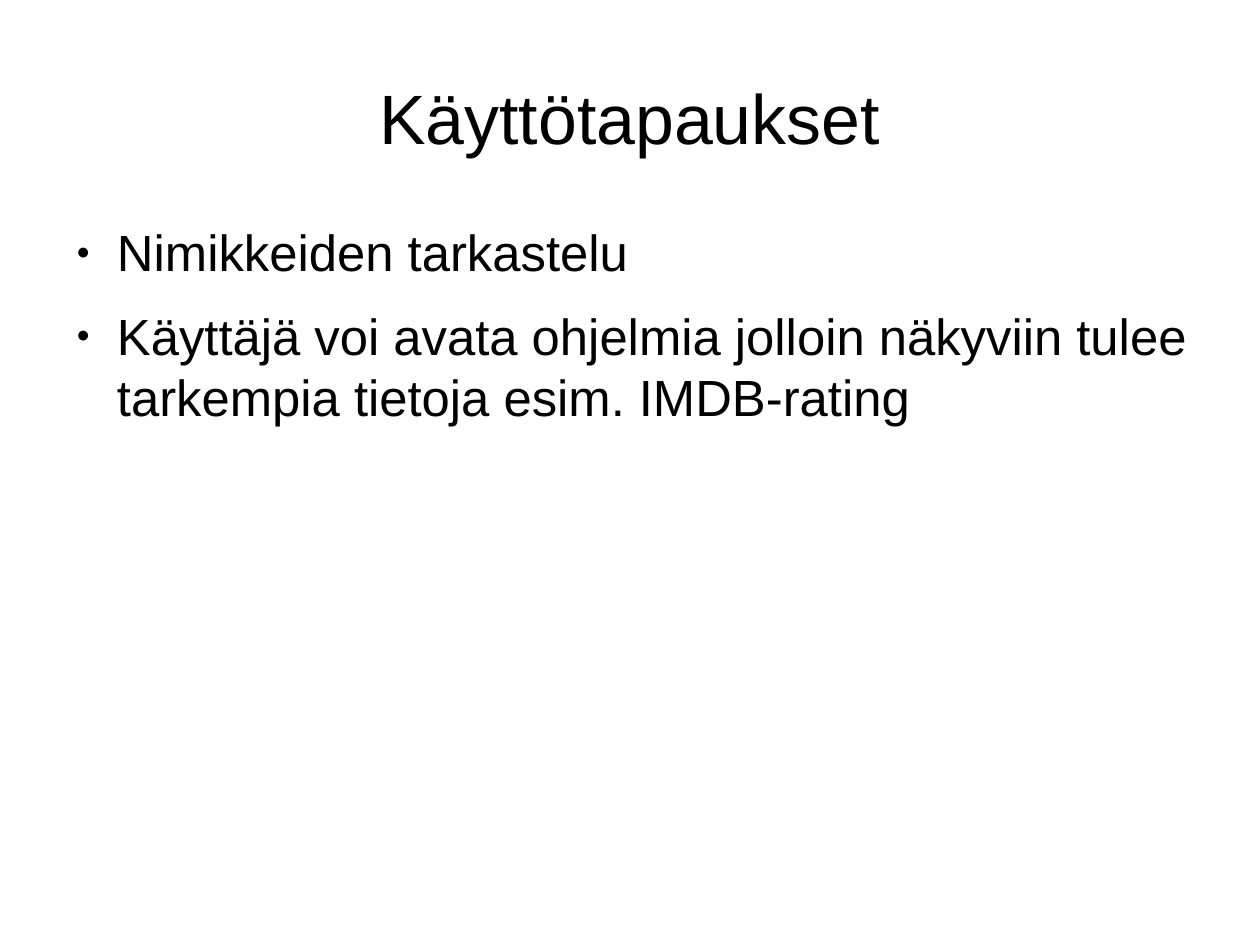
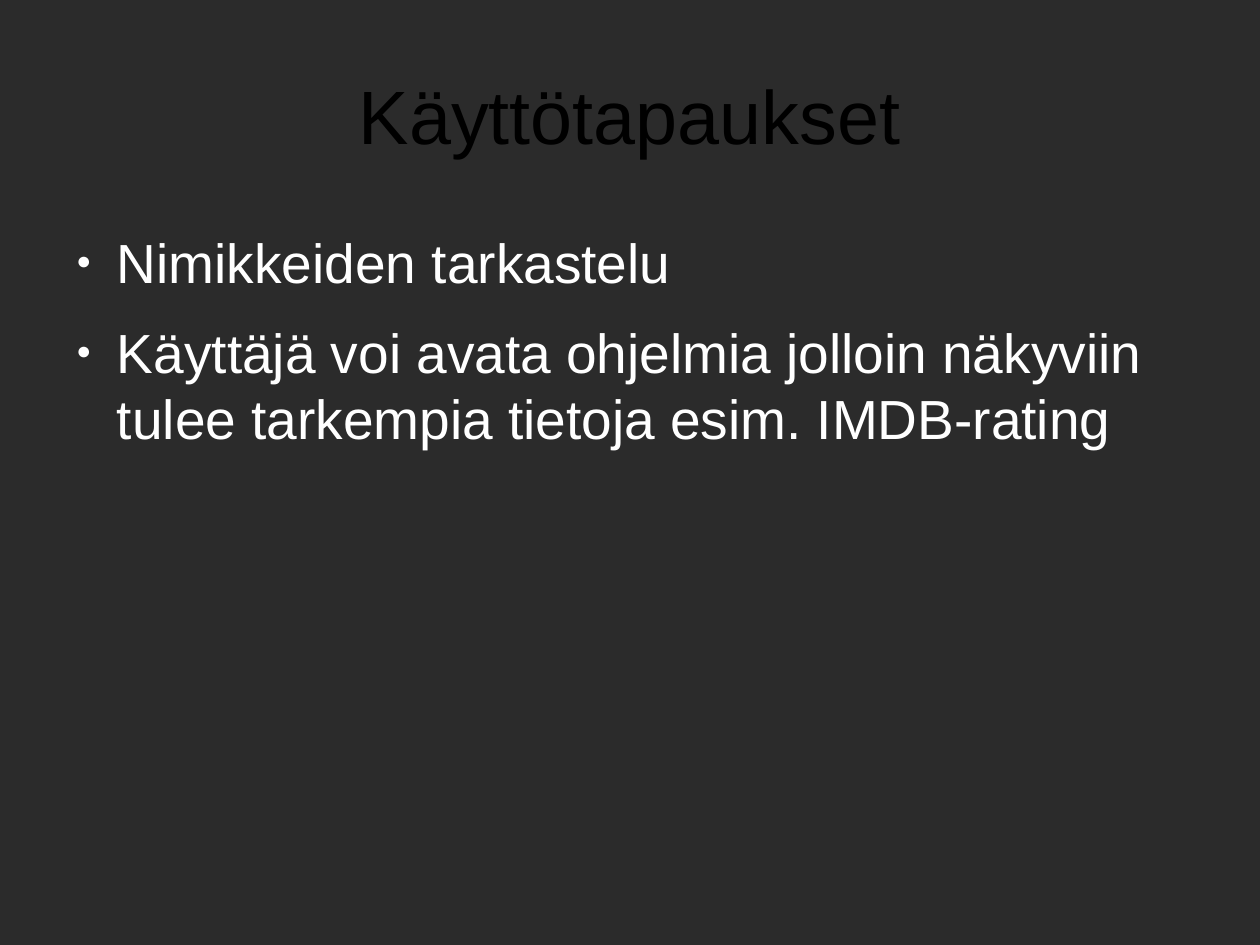
Before and after one commit to Mikkael3/tiea207projekti2015, a slide deck: slide 6 of esittely.odp. Drawn at 1260x945 pixels with LibreOffice and Linux fonts; fonts in the diff are those of the drawing; background and template pictures are left out; a plain dark background stands for a picture behind light text. Boxes give left, top, right and bottom in pixels: in the first picture for what was removed or moved away, otherwise in the second. Text is boxed around its words. In the diff, an @@ line names an element or a change of style, - is before the commit and + after.

```diff
--- a/esittely.odp
+++ b/esittely.odp
@@ background #FFFFFF to picture (left out) @@
@@ title "Käyttötapaukset" at bbox=[359, 90, 900, 158]: size 44 to 47.6 pt @@
@@ text "Nimikkeiden tarkastelu": place and size @@
-text "Nimikkeiden tarkastelu" at bbox=[117, 234, 1186, 426]
+text "Nimikkeiden tarkastelu" at bbox=[117, 243, 1141, 449]
@@ text "Nimikkeiden tarkastelu" at bbox=[117, 243, 1141, 449]: size 32 to 34.7 pt, text colour #000000 to #FFFFFF; more space between paragraphs; bullet colour #000000 to #FFFFFF @@
```
Also in this commit, not shown: 9 other slides changed.
